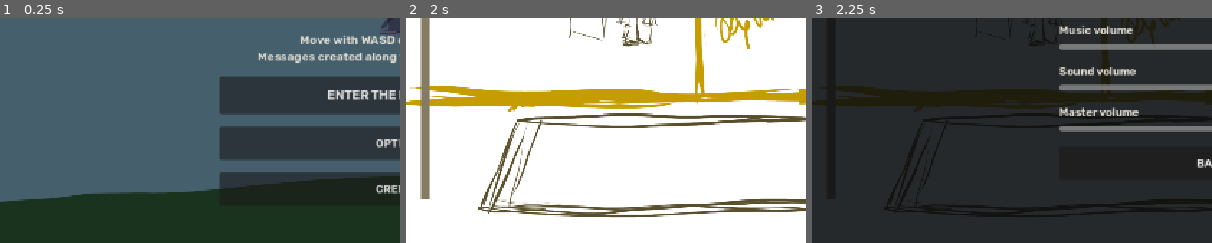
Above: before the commit, frames 1-3 (left to right).
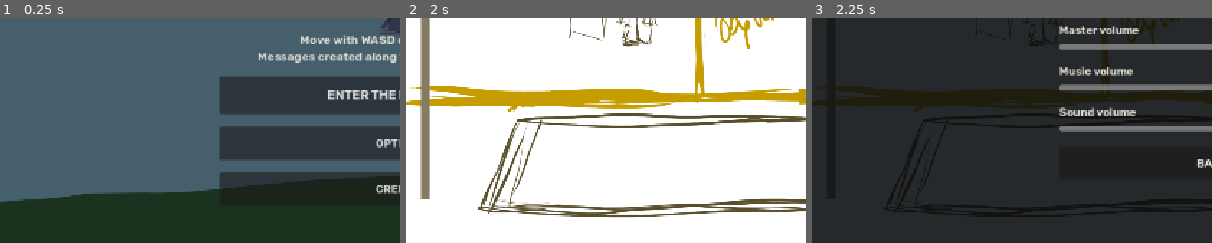
Above: after the commit, the same moments.

Repository: Sprotex/bechyne-game-jam-2026
Game: Godot game, scene res://scenes/root.tscn
The game is run twice, just before and just after one commit, with the same random seed, the same clock (stepped at 60 frames per second) and the same inputs. The engine's default icon, where the game draws it, is replaced by a stand-in: a white triangle on a blue panel in a dark square. Sound files missing from this copy of the repository are replaced by a short silence.
Inputs:
- Up to frame 1 (0.25 s): no input
- Up to frame 2 (2 s): click "ENTER THE FIRST ROOM" at 0.5 s; tap Enter at 1.25 s; hold D (move_right) from 1.28 s (still down); hold E (interact) from 1.28 s (still down)
- Up to frame 3 (2.25 s): tap Space at 2 s; release D (move_right) at 2.03 s; release E (interact) at 2.03 s; hold Escape (menu_back) from 2.03 s (still down); tap E (interact) at 2.1 s
The pictures show only the part of the screen within x 0-50%, y 37-87%; the shares and areas given below are measured in that part.

Frames 1-2 are identical in both runs. In frame 3, 1.3% of the frame differs, in the area x 61-82%, y 3-44%.

Commit message:
Verify room transition and collision behavior

Diff:
--- a/scripts/level.gd
+++ b/scripts/level.gd
@@ -45,6 +45,10 @@
 		return
 	transition_locked = true
 	_refresh_controls()
+	_perform_room_transition(destination_scene_path, arrival_id)
+
+
+func _perform_room_transition(destination_scene_path: String, arrival_id: String) -> void:
 	var destination := load(destination_scene_path) as PackedScene
 	$HUD/Fade.color.a = 1.0
 	_load_room(destination.resource_path, arrival_id)
@@ -86,7 +90,11 @@
 
 
 func _on_exit_entered(exit: RoomExit) -> void:
-	request_room_transition(exit.destination_scene_path, exit.destination_arrival_id)
+	if transition_locked or not $Player.controls_enabled:
+		return
+	transition_locked = true
+	_refresh_controls()
+	_perform_room_transition.call_deferred(exit.destination_scene_path, exit.destination_arrival_id)
 
 
 func _refresh_controls() -> void:
--- a/scripts/options_screen.gd
+++ b/scripts/options_screen.gd
@@ -24,9 +24,9 @@
 	title.add_theme_color_override("font_color", Color("#fff8df"))
 	title.add_theme_font_size_override("font_size", 42)
 	panel.add_child(title)
+	_add_volume_control(panel, "Master volume", &"Master")
 	_add_volume_control(panel, "Music volume", &"Music")
 	_add_volume_control(panel, "Sound volume", &"Sound")
-	_add_volume_control(panel, "Master volume", &"Master")
 
 	var back := Button.new()
 	back.text = "BACK"
--- a/scripts/refactor_verification.gd
+++ b/scripts/refactor_verification.gd
@@ -23,6 +23,7 @@
 	_check(level.player_controls_enabled(), "controls start enabled")
 	_check_room_links()
 	await _check_duplicate_exit()
+	await _check_room_collisions(level)
 	await _check_modal_controls(level)
 	await _check_fade_and_arrival(level)
 	await _check_pickup_persistence(level)
@@ -79,6 +80,26 @@
 	await get_tree().process_frame
 
 
+func _check_room_collisions(level: Level) -> void:
+	var player: CharacterBody2D = level.get_node("Player")
+	var sprite: Sprite2D = player.get_node("Sprite2D")
+	var body_shape: CollisionShape2D = player.get_node("CollisionShape2D")
+	_check(sprite.position.y < body_shape.position.y and body_shape.position.y < 0.0, "player art and hit shape align above the feet anchor")
+	_check(player.vertical_speed_ratio < 1.0, "vertical speed is tunable below horizontal speed")
+	player.global_position = Vector2(290, 360)
+	Input.action_press("move_up")
+	await get_tree().create_timer(0.5).timeout
+	Input.action_release("move_up")
+	_check(player.global_position.y >= 310, "furniture collision blocks walking through the cabinet")
+	player.global_position = Vector2(290, 100)
+	Input.action_press("move_up")
+	await get_tree().create_timer(0.5).timeout
+	Input.action_release("move_up")
+	_check(player.global_position.y >= 60, "physical room wall blocks a closed threshold")
+	player.global_position = Vector2(1080, 560)
+	await get_tree().physics_frame
+
+
 func _check_modal_controls(level: Level) -> void:
 	var movement: CharacterBody2D = level.get_node("Player")
 	var preview = level.room.get_node("MessagePreviewInteractor")
@@ -120,6 +141,16 @@
 	await get_tree().create_timer(0.32).timeout
 	_check(level.room.room_title == "MAIN ENTRANCE", "reverse exit returns to entrance")
 	_check(level.get_node("Player").global_position == Vector2(120, 550), "arrival marker positions player at return doorway")
+	Input.action_press("move_left")
+	await get_tree().create_timer(0.16).timeout
+	Input.action_release("move_left")
+	await get_tree().create_timer(0.32).timeout
+	_check(level.room.room_title == "CORRIDOR", "player can cross a configured exit threshold")
+	Input.action_press("move_right")
+	await get_tree().create_timer(0.16).timeout
+	Input.action_release("move_right")
+	await get_tree().create_timer(0.32).timeout
+	_check(level.room.room_title == "MAIN ENTRANCE", "player can return through the paired threshold")
 
 
 func _check_pickup_persistence(level: Level) -> void:
